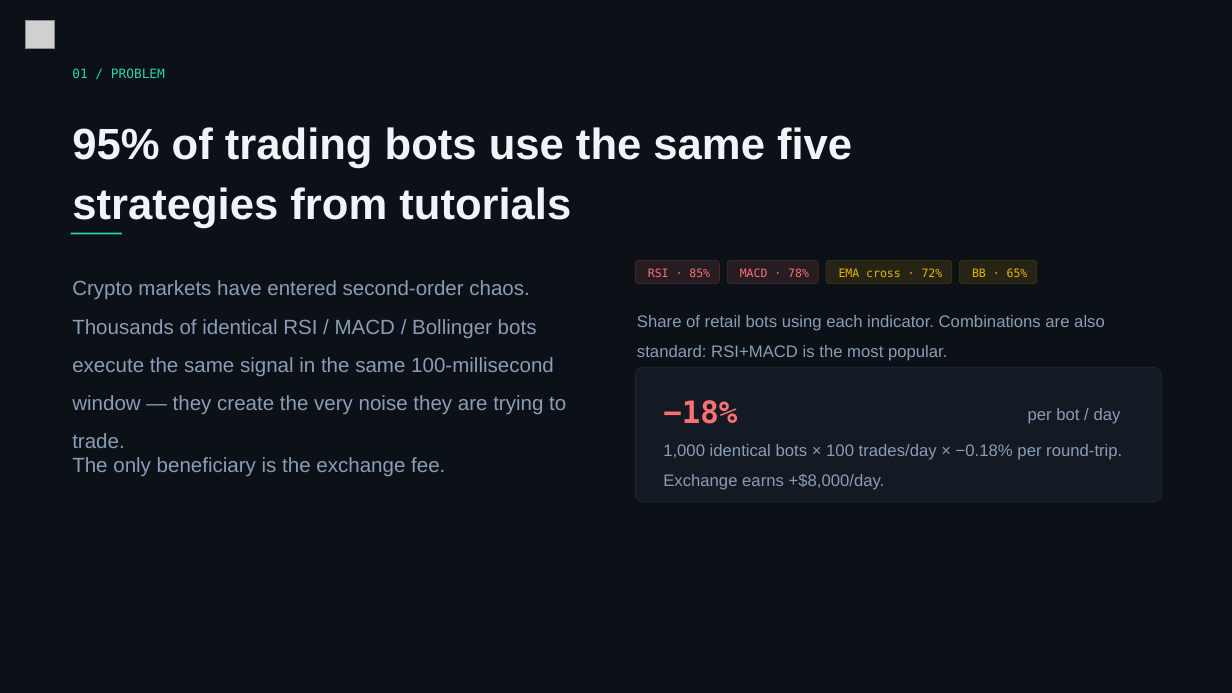
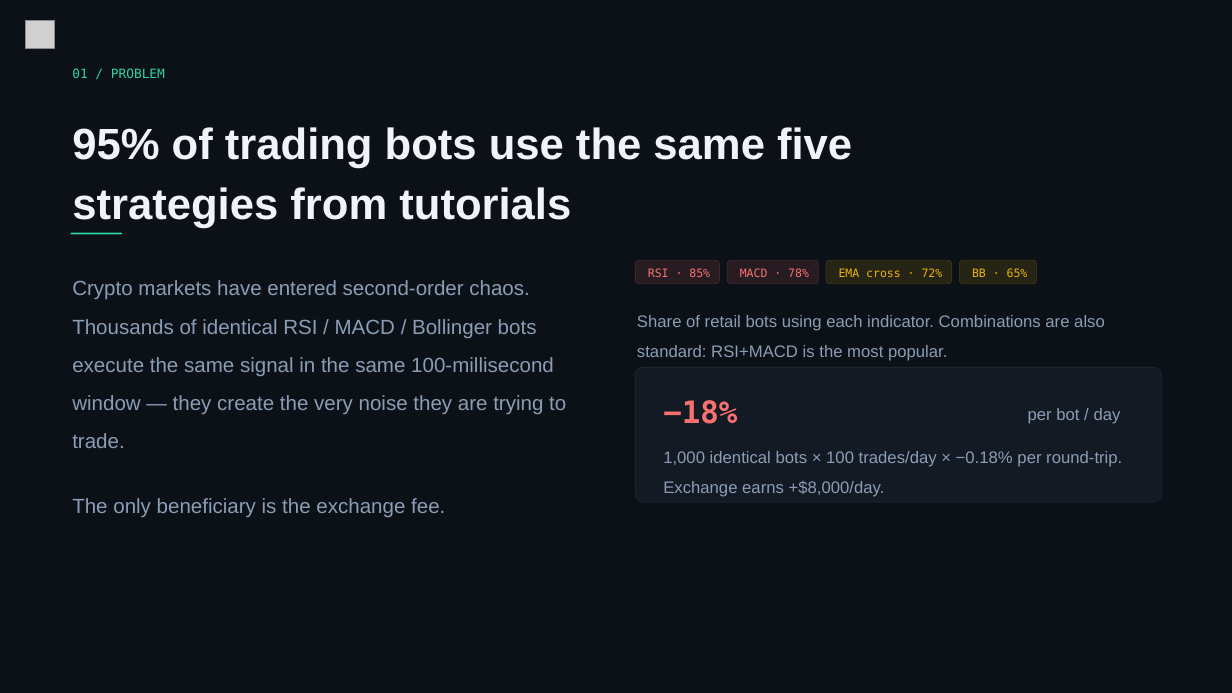
Before and after one commit to theonetrade/theonetrade, a slide deck: slide 2 of assets/theonetrade_en.pptx. Drawn at 1232x693 pixels with LibreOffice and Linux fonts; fonts in the diff are those of the drawing; grey boxes stand for pictures. Boxes give left, top, right and bottom in pixels: in the first picture for what was removed or moved away, otherwise in the second. Text is boxed around its words. In the diff, an @@ line names an element or a change of style, - is before the commit and + after.

```diff
--- a/assets/theonetrade_en.pptx
+++ b/assets/theonetrade_en.pptx
@@ text "1,000 identical bots × 100 ...": place and size @@
-text "1,000 identical bots × 100 ..." at [663, 444, 1122, 490]
+text "1,000 identical bots × 100 ..." at [663, 451, 1122, 497]
@@ text "The only beneficiary is the ...": place and size @@
-text "The only beneficiary is the ..." at [72, 457, 445, 476]
+text "The only beneficiary is the ..." at [72, 498, 445, 517]
```
Also in this commit, not shown: 7 other slides changed, 1 other file.
